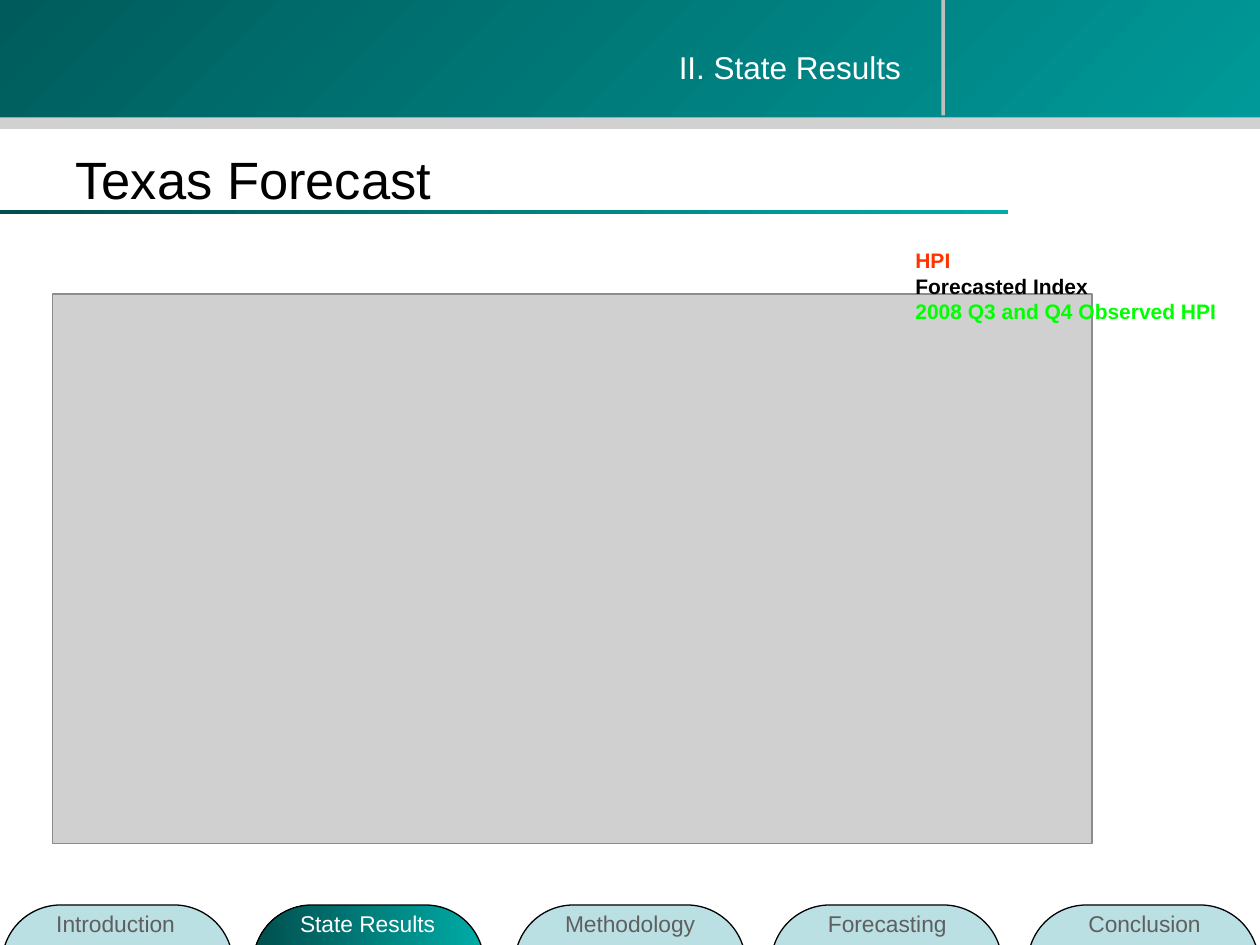
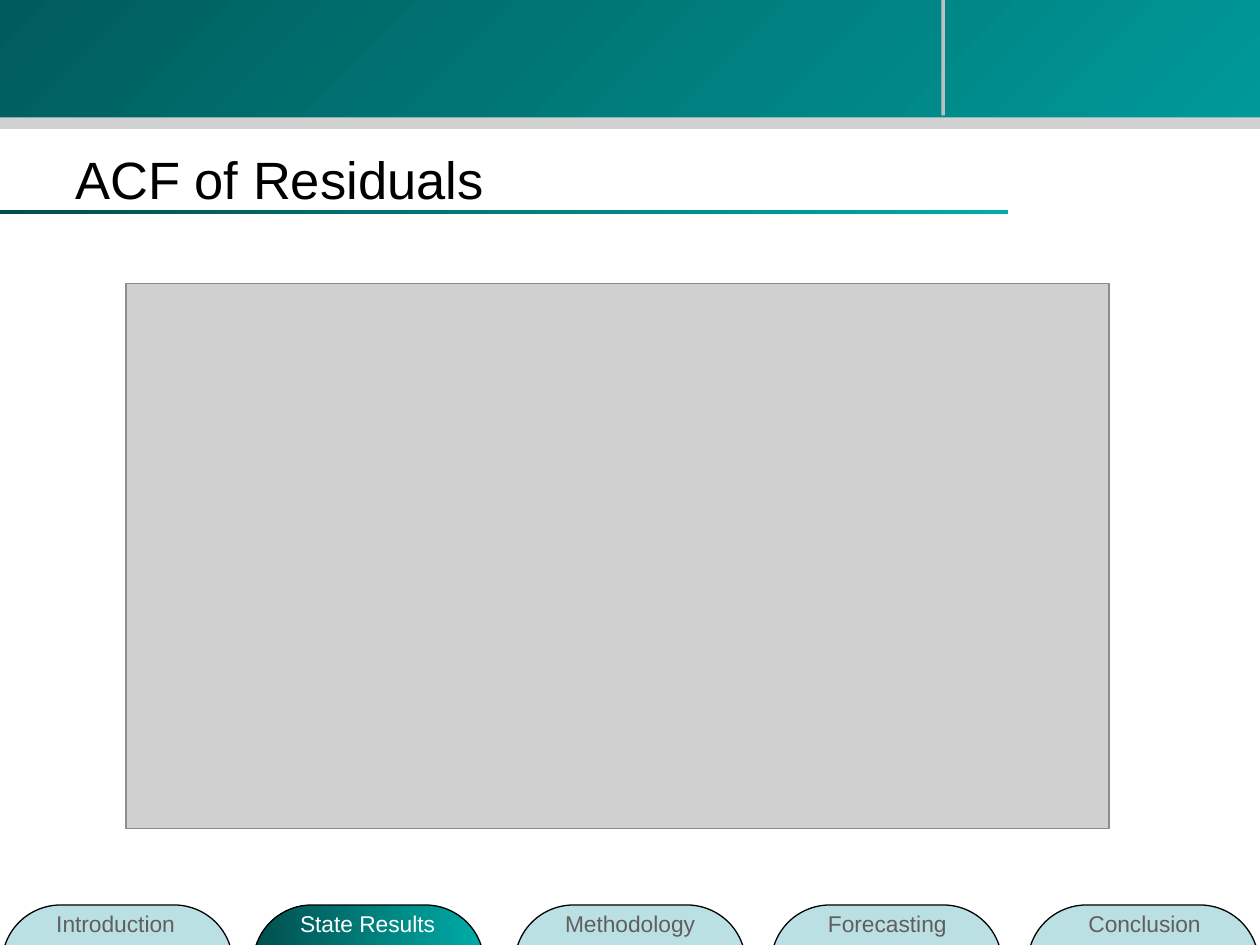
Before and after one commit to zhouzhenghui/svnrepository, a slide deck: slide 4 of SVNRepository/Presentation/mt.ppt (slide 3 before the commit). Drawn at 1260x945 pixels with LibreOffice and Linux fonts; fonts in the diff are those of the drawing; grey boxes stand for pictures; background and template pictures are left out. Boxes give left, top, right and bottom in pixels: in the first picture for what was removed or moved away, otherwise in the second. Text is boxed around its words. In the diff, an @@ line names an element or a change of style, - is before the commit and + after.

```diff
--- a/SVNRepository/Presentation/mt.ppt
+++ b/SVNRepository/Presentation/mt.ppt
@@ text removed at (x1=679, y1=56, x2=901, y2=80) @@
-II. State Results
@@ title at (x1=75, y1=161, x2=483, y2=200): text changed @@
-Texas Forecast
+ACF of Residuals
@@ text removed at (x1=915, y1=253, x2=1216, y2=323) @@
-HPI
-Forecasted Index
-2008 Q3 and Q4 Observed HPI
@@ picture resized from (x1=53, y1=294, x2=1092, y2=843) to (x1=126, y1=284, x2=1109, y2=829) @@
```
Also in this commit, not shown: 1 other slide changed, 4 slides removed.
